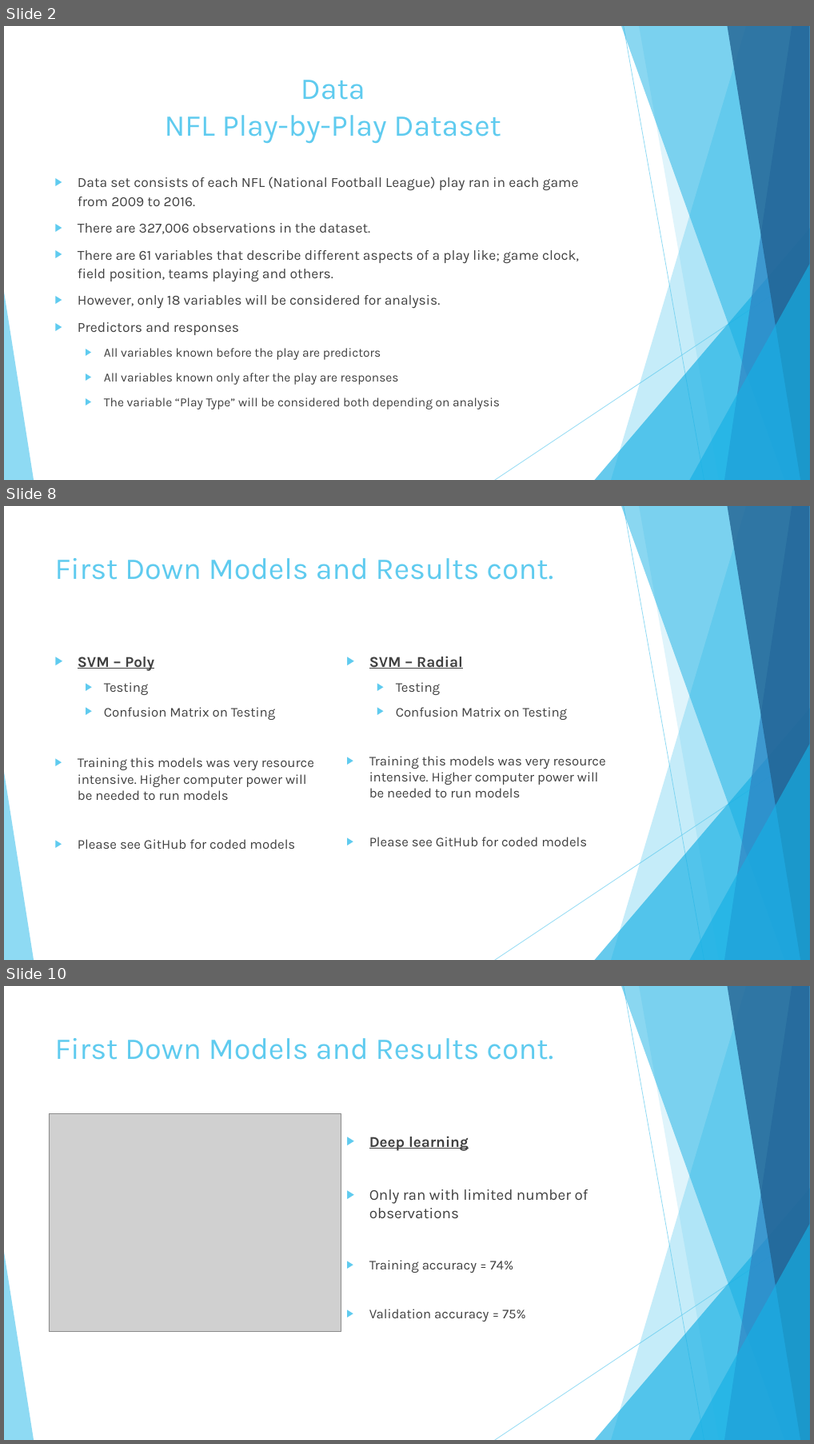
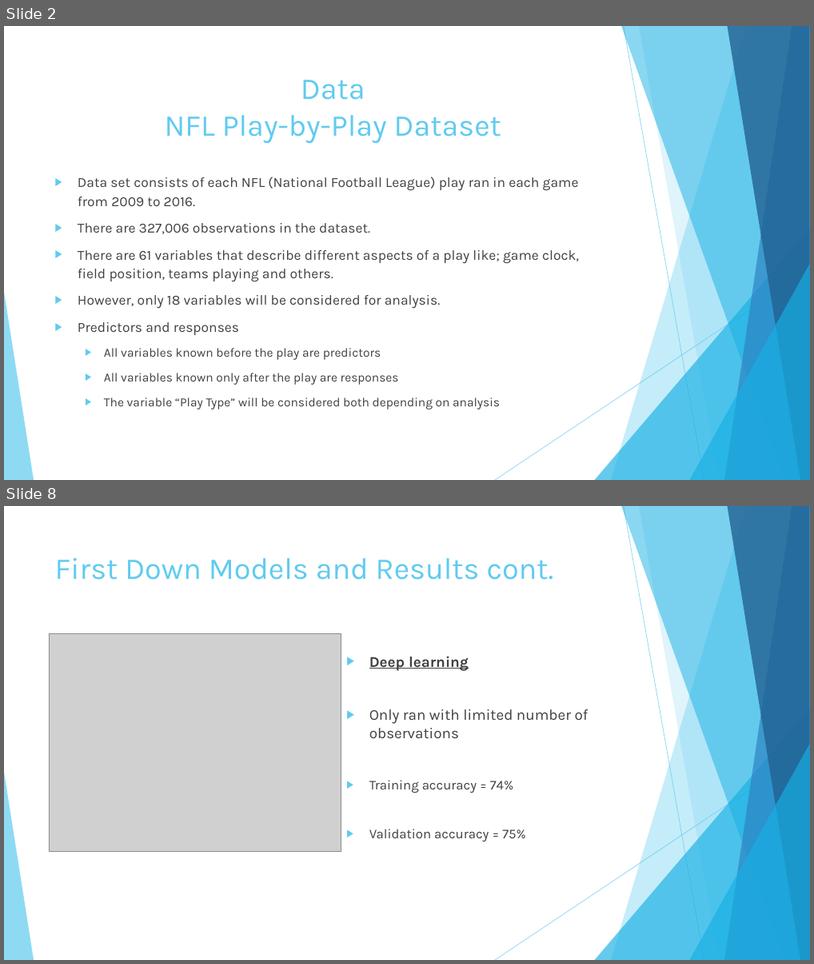
Before and after one commit to bowes-chris/footballplaycaller, a slide deck: Coaching Aid Presentation.pptx. Shown one above the other, each under a label of ours: slides 2, 8 and 10 before the commit, slides 2 and 8 after it; the slides between them are not shown. The pictures are 814x1444 and 814x964 pixels, drawn with LibreOffice and Linux fonts; fonts in the diff are those of the drawing; grey boxes stand for pictures. Boxes give left, top, right and bottom in pixels: in the first picture for what was removed or moved away, otherwise in the second. Text is boxed around its words. In the diff, an @@ line names an element or a change of style, - is before the commit and + after.

```diff
--- a/Coaching Aid Presentation.pptx
+++ b/Coaching Aid Presentation.pptx
@@ slide 8 removed at (4,506,810,960), background #FFFFFF; not listed: 10 template elements that a slide beside it also shows @@
@@ title removed at (55,558,554,580) @@
-First Down Models and Results cont.
@@ text removed at (78,656,314,848) @@
-▶ SVM – Poly
-  ▶ Testing
-  ▶ Confusion Matrix on Testing
-  ▶ Training this models was very resource intensive. Higher computer power will be needed to run models
-  ▶ Please see GitHub for coded models
@@ text removed at (370,656,606,846) @@
-▶ SVM – Radial
-  ▶ Testing
-  ▶ Confusion Matrix on Testing
-  ▶ Training this models was very resource intensive. Higher computer power will be needed to run models
-  ▶ Please see GitHub for coded models
@@ what was slide 10 is now slide 8 @@
```
Also in this commit, not shown: 17 slides changed, 1 slide added, 6 other slides removed.
